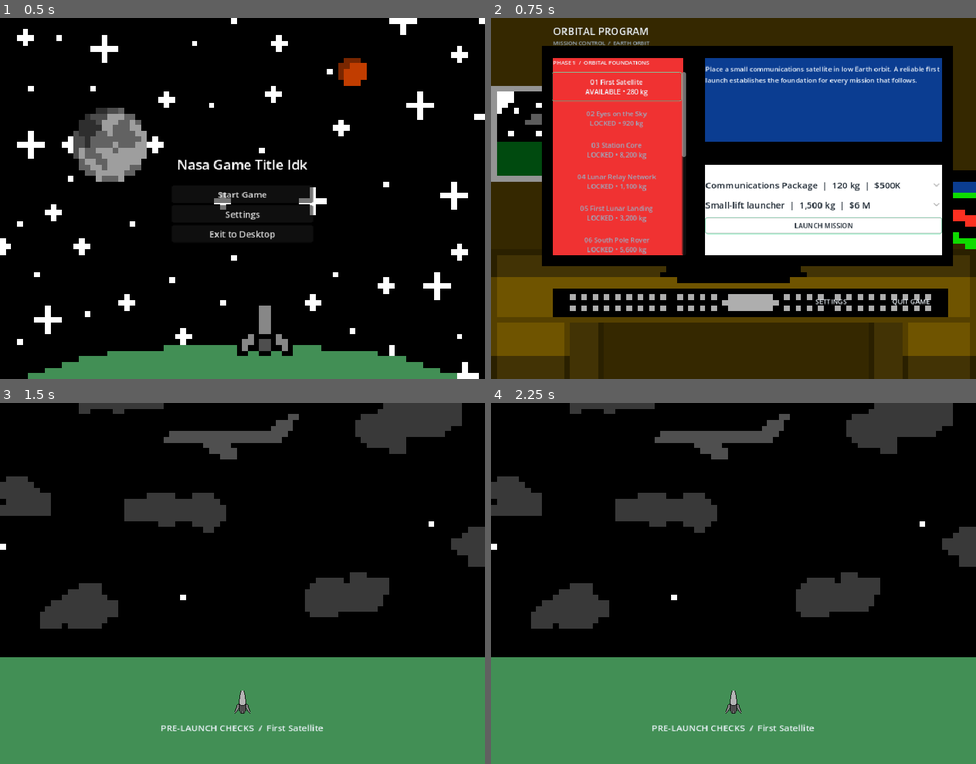
Above: before the commit, frames 1-4 (two rows, left to right).
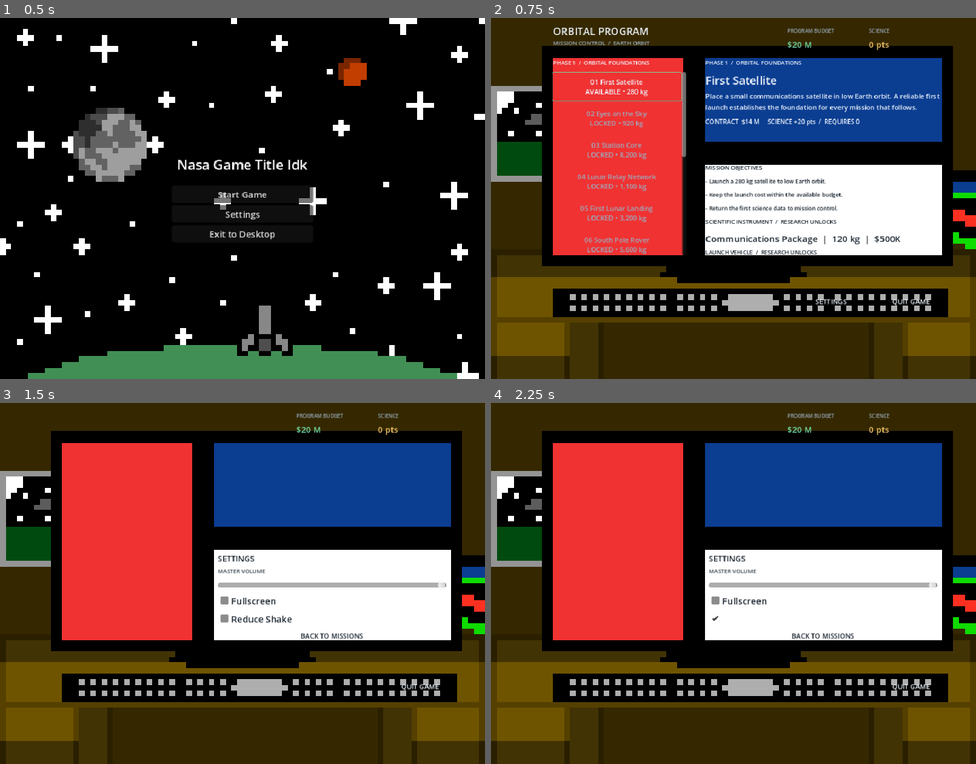
Above: after the commit, the same moments.

Repository: withereddetective/nasa-hackathon
Game: Godot game, scene res://scenes/main_menu_ui.tscn
The game is run twice, just before and just after one commit, with the same random seed, the same clock (stepped at 60 frames per second) and the same inputs.
Inputs (mouse positions are in pixels of both pictures, inside the frame that each line leads up to):
- Up to frame 1 (0.5 s): no input
- Up to frame 2 (0.75 s): click "Start Game" at 0.5 s
- Up to frame 3 (1.5 s): click "LAUNCH MISSION" at 1.25 s
- Up to frame 4 (2.25 s): click (820, 619) at 2 s, where only the run after the commit has a clickable "Reduce Shake"

Frame 1 is identical in both runs. In frame 2, 4.9% of the frame differs, in the area x 44-93%, y 2-66%; in frame 3, 87%, in the area x 0-100%, y 0-100%; in frame 4, 87%.

Commit message:
i've made it so that you can actually see every text box :tada:
next im gonna remove the monitor flickering

micheal i'm sorry if this commit conflicts with any of the changes you're making

Diff:
--- a/nasa-game/Scripts/Autoloads/research_data.gd
+++ b/nasa-game/Scripts/Autoloads/research_data.gd
@@ -1,4 +1,6 @@
 extends Node
+
+var science: int = 0
 
 var phase_one: Array[ResearchNodeInfo] = [
 	ResearchNodeInfo.new(
--- a/nasa-game/scenes/main_game.tscn
+++ b/nasa-game/scenes/main_game.tscn
@@ -1,6 +1,6 @@
 [gd_scene format=3 uid="uid://cebnxqbsswcu2"]
 
-[ext_resource type="Script" uid="uid://c0511dhllyexk" path="res://scripts/main_game.gd" id="1_72e8q"]
+[ext_resource type="Script" uid="uid://c0511dhllyexk" path="res://Scripts/main_game.gd" id="1_72e8q"]
 [ext_resource type="Texture2D" uid="uid://c5ue2hwngjm74" path="res://assets/small rocket/MainGameScreen -2.png.png" id="2_72e8q"]
 
 [node name="Main Game" type="Control" unique_id=1905313239]
@@ -13,6 +13,7 @@
 script = ExtResource("1_72e8q")
 
 [node name="Sprite2D" type="Sprite2D" parent="." unique_id=2045976412]
+z_index = -100
 texture_filter = 1
 position = Vector2(430, 320)
 scale = Vector2(10, 10)
--- a/nasa-game/scripts/game_data.gd
+++ b/nasa-game/scripts/game_data.gd
@@ -5,21 +5,21 @@
 const STARTING_BUDGET: int = 20_000_000
 
 const VEHICLES: Array[Dictionary] = [
-	{"name": "Small-lift launcher", "capacity_kg": 1500, "cost": 6_000_000, "animation": "small_lift"},
-	{"name": "Medium-lift launcher", "capacity_kg": 20_000, "cost": 30_000_000, "animation": "medium_lift"},
-	{"name": "Heavy-lift launcher", "capacity_kg": 65_000, "cost": 75_000_000, "animation": "heavy_lift"},
-	{"name": "Super-heavy launcher", "capacity_kg": 100_000, "cost": 140_000_000, "animation": "super_heavy"},
+	{"name": "Small-lift launcher", "capacity_kg": 1500, "cost": 6_000_000, "animation": "small_lift", "science_required": 0},
+	{"name": "Medium-lift launcher", "capacity_kg": 20_000, "cost": 30_000_000, "animation": "medium_lift", "science_required": 65},
+	{"name": "Heavy-lift launcher", "capacity_kg": 65_000, "cost": 75_000_000, "animation": "heavy_lift", "science_required": 315},
+	{"name": "Super-heavy launcher", "capacity_kg": 100_000, "cost": 140_000_000, "animation": "super_heavy", "science_required": 655},
 ]
 
 const INSTRUMENTS: Array[Dictionary] = [
-	{"name": "Communications Package", "mass_kg": 120, "cost": 500_000, "science": 5},
-	{"name": "Optical Telescope", "mass_kg": 320, "cost": 1_200_000, "science": 20},
-	{"name": "Multispectral Imager", "mass_kg": 180, "cost": 850_000, "science": 15},
-	{"name": "Infrared Spectrometer", "mass_kg": 260, "cost": 1_100_000, "science": 25},
-	{"name": "Ground-Penetrating Radar", "mass_kg": 450, "cost": 1_600_000, "science": 30},
-	{"name": "Drill and Sample Analyzer", "mass_kg": 520, "cost": 2_000_000, "science": 35},
-	{"name": "Mass Spectrometer", "mass_kg": 240, "cost": 1_300_000, "science": 28},
-	{"name": "Laser Altimeter", "mass_kg": 160, "cost": 750_000, "science": 18},
+	{"name": "Communications Package", "mass_kg": 120, "cost": 500_000, "science": 5, "science_required": 0},
+	{"name": "Optical Telescope", "mass_kg": 320, "cost": 1_200_000, "science": 20, "science_required": 20},
+	{"name": "Multispectral Imager", "mass_kg": 180, "cost": 850_000, "science": 15, "science_required": 20},
+	{"name": "Infrared Spectrometer", "mass_kg": 260, "cost": 1_100_000, "science": 25, "science_required": 65},
+	{"name": "Ground-Penetrating Radar", "mass_kg": 450, "cost": 1_600_000, "science": 30, "science_required": 155},
+	{"name": "Drill and Sample Analyzer", "mass_kg": 520, "cost": 2_000_000, "science": 35, "science_required": 245},
+	{"name": "Mass Spectrometer", "mass_kg": 240, "cost": 1_300_000, "science": 28, "science_required": 65},
+	{"name": "Laser Altimeter", "mass_kg": 160, "cost": 750_000, "science": 18, "science_required": 20},
 ]
 
 const MISSIONS: Array[Dictionary] = [
@@ -27,6 +27,7 @@
 		"id": "first_satellite",
 		"name": "First Satellite",
 		"phase": "PHASE 1  /  ORBITAL FOUNDATIONS",
+		"science_required": 0,
 		"mass_kg": 280,
 		"reward": 14_000_000,
 		"science": 20,
@@ -41,6 +42,7 @@
 		"id": "space_telescope",
 		"name": "Eyes on the Sky",
 		"phase": "PHASE 1  /  ORBITAL FOUNDATIONS",
+		"science_required": 20,
 		"mass_kg": 920,
 		"reward": 20_000_000,
 		"science": 45,
@@ -55,6 +57,7 @@
 		"id": "station_core",
 		"name": "Station Core",
 		"phase": "PHASE 1  /  ORBITAL FOUNDATIONS",
+		"science_required": 65,
 		"mass_kg": 8200,
 		"reward": 44_000_000,
 		"science": 90,
@@ -69,6 +72,7 @@
 		"id": "lunar_relay",
 		"name": "Lunar Relay Network",
 		"phase": "PHASE 2  /  LUNAR EXPLORATION",
+		"science_required": 155,
 		"mass_kg": 1100,
 		"reward": 25_000_000,
 		"science": 35,
@@ -83,6 +87,7 @@
 		"id": "lunar_lander",
 		"name": "First Lunar Landing",
 		"phase": "PHASE 2  /  LUNAR EXPLORATION",
+		"science_required": 190,
 		"mass_kg": 3200,
 		"reward": 45_000_000,
 		"science": 55,
@@ -97,6 +102,7 @@
 		"id": "lunar_rover",
 		"name": "South Pole Rover",
 		"phase": "PHASE 2  /  LUNAR EXPLORATION",
+		"science_required": 245,
 		"mass_kg": 5600,
 		"reward": 55_000_000,
 		"science": 70,
@@ -111,6 +117,7 @@
 		"id": "asteroid_miner",
 		"name": "Asteroid Prospecting",
 		"phase": "PHASE 3  /  OFF-WORLD INDUSTRY",
+		"science_required": 315,
 		"mass_kg": 26000,
 		"reward": 85_000_000,
 		"science": 95,
@@ -125,6 +132,7 @@
 		"id": "fuel_depot",
 		"name": "Orbital Fuel Depot",
 		"phase": "PHASE 3  /  OFF-WORLD INDUSTRY",
+		"science_required": 410,
 		"mass_kg": 36000,
 		"reward": 110_000_000,
 		"science": 110,
@@ -139,6 +147,7 @@
 		"id": "lunar_isru",
 		"name": "Lunar ISRU Plant",
 		"phase": "PHASE 4  /  LUNAR COLONIZATION",
+		"science_required": 520,
 		"mass_kg": 55000,
 		"reward": 130_000_000,
 		"science": 135,
@@ -153,6 +162,7 @@
 		"id": "lunar_colony",
 		"name": "Lunar Research Outpost",
 		"phase": "PHASE 4  /  LUNAR COLONIZATION",
+		"science_required": 655,
 		"mass_kg": 65000,
 		"reward": 160_000_000,
 		"science": 170,
@@ -167,6 +177,7 @@
 		"id": "mars_relay",
 		"name": "Mars Communications",
 		"phase": "PHASE 5  /  MARS COLONY",
+		"science_required": 825,
 		"mass_kg": 1800,
 		"reward": 30_000_000,
 		"science": 60,
@@ -181,6 +192,7 @@
 		"id": "mars_rover",
 		"name": "Mars Aquifer Survey",
 		"phase": "PHASE 5  /  MARS COLONY",
+		"science_required": 885,
 		"mass_kg": 18000,
 		"reward": 60_000_000,
 		"science": 120,
@@ -195,6 +207,7 @@
 		"id": "mars_colony",
 		"name": "First Mars Colony",
 		"phase": "PHASE 5  /  MARS COLONY",
+		"science_required": 1005,
 		"mass_kg": 92000,
 		"reward": 220_000_000,
 		"science": 250,
--- a/nasa-game/scripts/launch_sequence.gd
+++ b/nasa-game/scripts/launch_sequence.gd
@@ -3,7 +3,7 @@
 signal award_mission
 signal finished
 
-const GameData = preload("res://scripts/game_data.gd")
+const GameData = preload("res://Scripts/game_data.gd")
 const TEXT: Color = Color("#edf4fb")
 const LAUNCH_IDLE_DURATION: float = 1.0
 const LAUNCH_SLOWDOWN_DURATION: float = 2.5
--- a/nasa-game/scripts/main_game.gd
+++ b/nasa-game/scripts/main_game.gd
@@ -6,11 +6,10 @@
 const GOLD: Color = Color("#f4c76b")
 const DETAIL_TEXT: Color = Color("#15202b")
 const DETAIL_MUTED: Color = Color("#34414c")
-const GameData = preload("res://scripts/game_data.gd")
-const LaunchSequence = preload("res://scripts/launch_sequence.gd")
+const GameData = preload("res://Scripts/game_data.gd")
+const LaunchSequence = preload("res://Scripts/launch_sequence.gd")
 
 var budget: int = GameData.STARTING_BUDGET
-var science: int = 0
 var completed_missions: Array[String] = []
 var selected_mission_index: int = 0
 
@@ -84,13 +83,11 @@
 	budget_stat.position = Vector2(525, 16)
 	budget_stat.size = Vector2(120, 45)
 	add_child(budget_stat)
-	_track_monitor_ui(budget_stat)
 
 	var science_stat := _build_stat("SCIENCE", "0 pts", GOLD)
 	science_stat.position = Vector2(670, 16)
 	science_stat.size = Vector2(100, 45)
 	add_child(science_stat)
-	_track_monitor_ui(science_stat)
 
 	mission_phase_label = _make_label("", 10, TEXT)
 	mission_phase_label.position = Vector2(110, 72)
@@ -220,10 +217,14 @@
 
 
 func _refresh_interface() -> void:
-	budget_value.text = _format_money(budget)
-	science_value.text = "%d pts" % science
+	_refresh_resource_display()
 	_refresh_mission_list()
 	_refresh_mission_details()
+
+
+func _refresh_resource_display() -> void:
+	budget_value.text = _format_money(budget)
+	science_value.text = "%d pts" % ResearchData.science
 
 
 func _refresh_mission_list() -> void:
@@ -231,9 +232,14 @@
 	var selected_button: Button
 	for index in range(GameData.MISSIONS.size()):
 		var mission: Dictionary = GameData.MISSIONS[index]
-		var is_locked: bool = index > completed_missions.size()
+		var is_order_locked: bool = index > completed_missions.size()
+		var is_science_locked: bool = ResearchData.science < mission["science_required"]
 		var is_complete: bool = completed_missions.has(mission["id"])
-		var state := "COMPLETE" if is_complete else ("LOCKED" if is_locked else "AVAILABLE")
+		var state := "COMPLETE" if is_complete else (
+			"LOCKED" if is_order_locked else (
+				"NEEDS %d SCIENCE" % mission["science_required"] if is_science_locked else "AVAILABLE"
+			)
+		)
 		var button_text := "%02d %s\n%s • %s kg" % [
 			index + 1,
 			mission["name"],
@@ -243,7 +249,7 @@
 		var button := _make_button(button_text, index == selected_mission_index)
 		button.custom_minimum_size = Vector2(225, 52)
 		button.size_flags_horizontal = Control.SIZE_EXPAND_FILL
-		button.disabled = is_locked
+		button.disabled = is_order_locked or is_science_locked
 		button.text_overrun_behavior = TextServer.OVERRUN_TRIM_ELLIPSIS
 		var mission_index := index
 		button.pressed.connect(func() -> void: _select_mission(mission_index))
@@ -267,8 +273,8 @@
 	brief_label.custom_minimum_size.y = 42
 	mission_summary.add_child(brief_label)
 	mission_summary.add_child(_make_label(
-		"CONTRACT  %s     MISSION SCIENCE  %d pts"
-		% [_format_money(mission["reward"]), mission["science"]],
+		"CONTRACT  %s     SCIENCE +%d pts  /  REQUIRES %d"
+		% [_format_money(mission["reward"]), mission["science"], mission["science_required"]],
 		11,
 		TEXT
 	))
@@ -277,7 +283,7 @@
 	for objective: String in mission["objectives"]:
 		detail_column.add_child(_make_label("- " + objective, 10, DETAIL_TEXT))
 
-	var instrument_label := _make_label("SCIENTIFIC INSTRUMENT  /  ALL AVAILABLE", 10, DETAIL_TEXT)
+	var instrument_label := _make_label("SCIENTIFIC INSTRUMENT  /  RESEARCH UNLOCKS", 10, DETAIL_TEXT)
 	detail_column.add_child(instrument_label)
 	instrument_picker = OptionButton.new()
 	instrument_picker.custom_minimum_size.y = 26
@@ -285,25 +291,39 @@
 	_style_picker(instrument_picker)
 	for index in range(GameData.INSTRUMENTS.size()):
 		var instrument: Dictionary = GameData.INSTRUMENTS[index]
+		var is_locked: bool = ResearchData.science < instrument["science_required"]
 		instrument_picker.add_item(
-			"%s  |  %s kg  |  %s"
-			% [instrument["name"], _format_mass(instrument["mass_kg"]), _format_money(instrument["cost"])]
+			"%s  |  %s kg  |  %s%s"
+			% [
+				instrument["name"],
+				_format_mass(instrument["mass_kg"]),
+				_format_money(instrument["cost"]),
+				"  |  NEEDS %d SCIENCE" % instrument["science_required"] if is_locked else "",
+			]
 		)
 		instrument_picker.set_item_metadata(index, index)
+		instrument_picker.set_item_disabled(index, is_locked)
 	detail_column.add_child(instrument_picker)
 
-	detail_column.add_child(_make_label("LAUNCH VEHICLE  /  ALL CLASSES AVAILABLE", 10, DETAIL_TEXT))
+	detail_column.add_child(_make_label("LAUNCH VEHICLE  /  RESEARCH UNLOCKS", 10, DETAIL_TEXT))
 	launch_vehicle_picker = OptionButton.new()
 	launch_vehicle_picker.custom_minimum_size.y = 26
 	launch_vehicle_picker.size_flags_horizontal = Control.SIZE_EXPAND_FILL
 	_style_picker(launch_vehicle_picker)
 	for index in range(GameData.VEHICLES.size()):
 		var vehicle: Dictionary = GameData.VEHICLES[index]
+		var is_locked: bool = ResearchData.science < vehicle["science_required"]
 		launch_vehicle_picker.add_item(
-			"%s  |  %s kg  |  %s"
-			% [vehicle["name"], _format_mass(vehicle["capacity_kg"]), _format_money(vehicle["cost"])]
+			"%s  |  %s kg  |  %s%s"
+			% [
+				vehicle["name"],
+				_format_mass(vehicle["capacity_kg"]),
+				_format_money(vehicle["cost"]),
+				"  |  NEEDS %d SCIENCE" % vehicle["science_required"] if is_locked else "",
+			]
 		)
 		launch_vehicle_picker.set_item_metadata(index, index)
+		launch_vehicle_picker.set_item_disabled(index, is_locked)
 	detail_column.add_child(launch_vehicle_picker)
 
 	launch_status = _make_label("", 10, DETAIL_MUTED)
@@ -322,10 +342,15 @@
 
 func _default_vehicle_index(mission: Dictionary, instrument: Dictionary) -> int:
 	var required_mass: int = mission["mass_kg"] + instrument["mass_kg"]
+	var fallback_index: int = 0
 	for index in range(GameData.VEHICLES.size()):
-		if GameData.VEHICLES[index]["capacity_kg"] >= required_mass:
+		var vehicle: Dictionary = GameData.VEHICLES[index]
+		if ResearchData.science < vehicle["science_required"]:
+			continue
+		fallback_index = index
+		if vehicle["capacity_kg"] >= required_mass:
 			return index
-	return GameData.VEHICLES.size() - 1
+	return fallback_index
 
 
 func _update_launch_status(_selected_index: int = -1) -> void:
@@ -335,8 +360,14 @@
 	var total_mass: int = mission["mass_kg"] + instrument["mass_kg"]
 	var total_cost: int = vehicle["cost"] + instrument["cost"]
 	var is_complete: bool = completed_missions.has(mission["id"])
-
-	if vehicle["capacity_kg"] < total_mass:
+	var is_mission_locked: bool = not _is_mission_unlocked(selected_mission_index)
+
+	if is_mission_locked:
+		launch_status.text = "Requires %d science; current research is %d." % [
+			mission["science_required"],
+			ResearchData.science,
+		]
+	elif vehicle["capacity_kg"] < total_mass:
 		launch_status.text = "Payload is %s kg. Select a launcher with more lift." % _format_mass(total_mass)
 	elif total_cost > budget:
 		launch_status.text = "%s required; current budget is %s." % [_format_money(total_cost), _format_money(budget)]
@@ -348,7 +379,11 @@
 			instrument["science"],
 		]
 
-	launch_button.disabled = vehicle["capacity_kg"] < total_mass or total_cost > budget
+	launch_button.disabled = (
+		is_mission_locked
+		or vehicle["capacity_kg"] < total_mass
+		or total_cost > budget
+	)
 
 
 func _select_mission(index: int) -> void:
@@ -362,7 +397,13 @@
 	var instrument: Dictionary = GameData.INSTRUMENTS[instrument_picker.get_item_metadata(instrument_picker.selected)]
 	var total_mass: int = mission["mass_kg"] + instrument["mass_kg"]
 	var total_cost: int = vehicle["cost"] + instrument["cost"]
-	if vehicle["capacity_kg"] < total_mass or total_cost > budget:
+	if (
+		not _is_mission_unlocked(selected_mission_index)
+		or ResearchData.science < instrument["science_required"]
+		or ResearchData.science < vehicle["science_required"]
+		or vehicle["capacity_kg"] < total_mass
+		or total_cost > budget
+	):
 		_update_launch_status()
 		return
 	var animation_name := StringName(vehicle["animation"])
@@ -371,6 +412,7 @@
 		return
 
 	budget -= total_cost
+	_refresh_resource_display()
 	pending_mission_index = selected_mission_index
 	pending_mission_reward = mission["reward"]
 	pending_mission_science = mission["science"] + instrument["science"]
@@ -397,11 +439,18 @@
 	var mission: Dictionary = GameData.MISSIONS[pending_mission_index]
 	if not completed_missions.has(mission["id"]):
 		budget += pending_mission_reward
-		science += pending_mission_science
+		ResearchData.science += pending_mission_science
 		completed_missions.append(mission["id"])
 		if completed_missions.size() < GameData.MISSIONS.size():
 			selected_mission_index = completed_missions.size()
 	_refresh_interface()
+
+
+func _is_mission_unlocked(index: int) -> bool:
+	return (
+		index <= completed_missions.size()
+		and ResearchData.science >= GameData.MISSIONS[index]["science_required"]
+	)
 
 
 func _return_to_mission_screen() -> void:
@@ -443,9 +492,9 @@
 	monitor_ui_nodes.append(control)
 
 
-func _set_monitor_ui_visibility(is_visible: bool) -> void:
+func _set_monitor_ui_visibility(visibility: bool) -> void:
 	for control: Control in monitor_ui_nodes:
-		control.visible = is_visible
+		control.visible = visibility
 	monitor_ui_flickering = false
 	monitor_flicker_frames = 0
 
@@ -495,14 +544,15 @@
 		child.queue_free()
 
 
-func _make_label(text: String, size: int, color: Color) -> Label:
+func _make_label(text: String, label_size: int, color: Color) -> Label:
 	var label := Label.new()
 	label.text = text
-	label.add_theme_font_size_override("font_size", size)
+	label.add_theme_font_size_override("font_size", label_size)
 	label.add_theme_color_override("font_color", color)
 	label.autowrap_mode = TextServer.AUTOWRAP_WORD_SMART
 	label.clip_text = true
 	label.text_overrun_behavior = TextServer.OVERRUN_TRIM_ELLIPSIS
+	label.custom_minimum_size.y = label_size+10
 	return label
 
 
@@ -546,9 +596,9 @@
 
 func _format_money(amount: int) -> String:
 	if amount < 1_000_000:
-		return "$%dK" % int(amount / 1_000)
+		return "$%dK" % int(amount / 1_000.0)
 	if amount % 1_000_000 == 0:
-		return "$%d M" % int(amount / 1_000_000)
+		return "$%d M" % int(amount / 1_000_000.0)
 	return "$%.1f M" % (float(amount) / 1_000_000.0)
 
 
